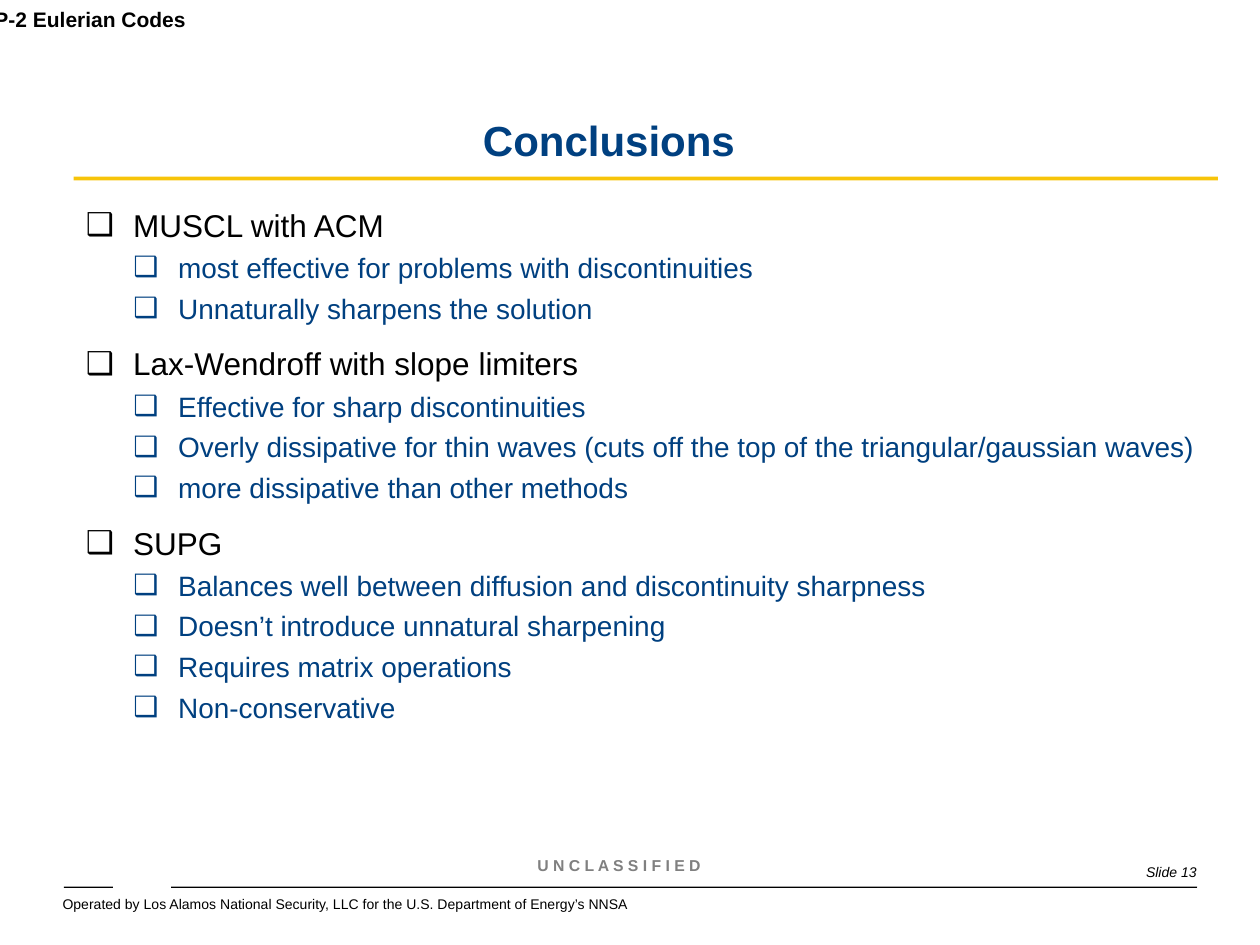
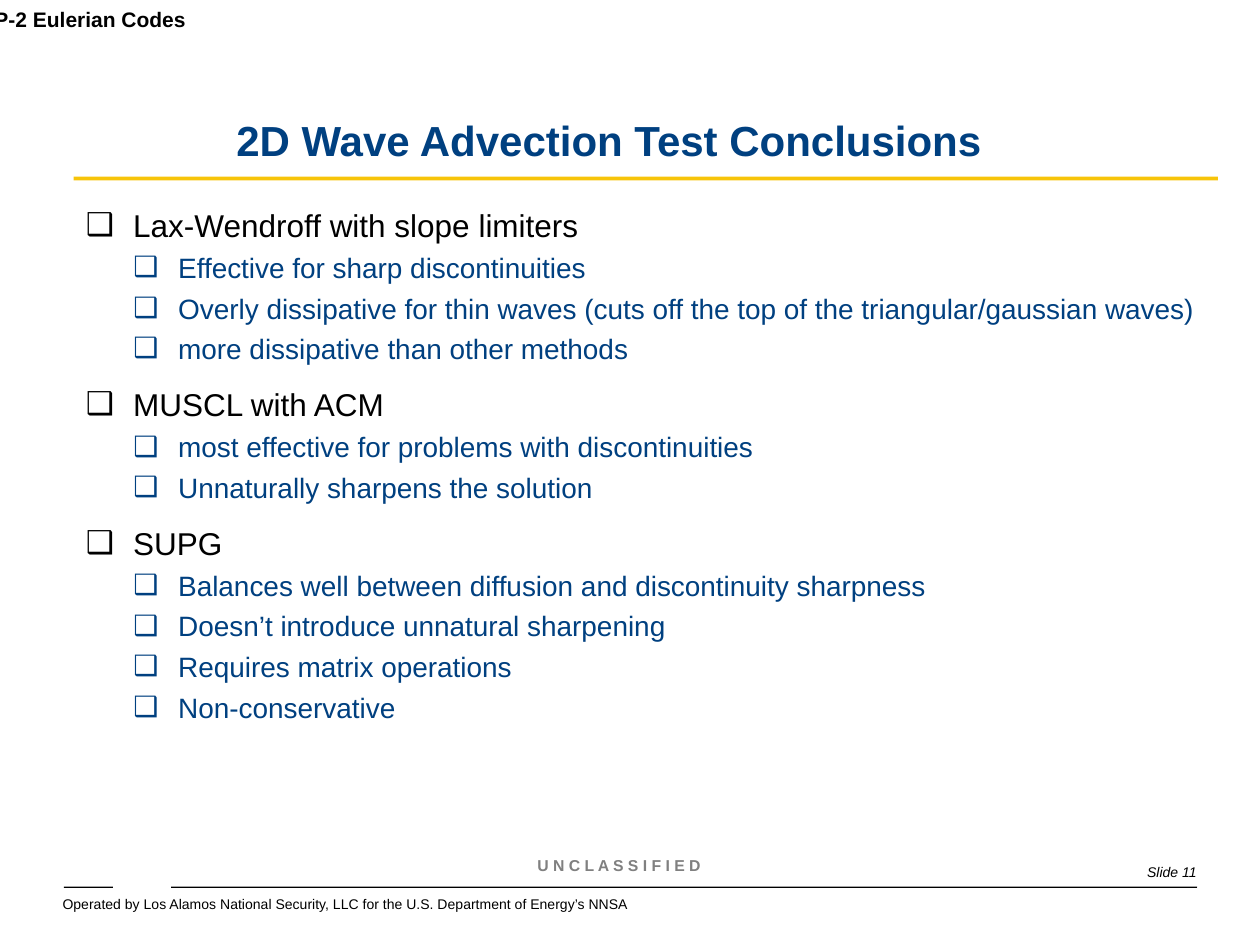
Before and after one commit to wmatern/summer_LANL, a slide deck: slide 11 of Final Research Presentation/Final_Research_Presentation.ppt (slide 13 before the commit). Drawn at 1260x945 pixels with LibreOffice and Linux fonts; fonts in the diff are those of the drawing; background and template pictures are left out. Boxes give left, top, right and bottom in pixels: in the first picture for what was removed or moved away, otherwise in the second. Text is boxed around its words. In the diff, an @@ line names an element or a change of style, - is before the commit and + after.

```diff
--- a/Final Research Presentation/Final_Research_Presentation.ppt
+++ b/Final Research Presentation/Final_Research_Presentation.ppt
@@ title at bbox=[236, 125, 981, 157]: text changed @@
-Conclusions
+2D Wave Advection Test Conclusions
@@ text at bbox=[133, 214, 753, 324]: paragraphs removed @@
-❑ MUSCL with ACM
-  ❑ most effective for problems with discontinuities
-  ❑ Unnaturally sharpens the solution
@@ text at bbox=[133, 393, 753, 503]: paragraphs added @@
+❑ MUSCL with ACM
+  ❑ most effective for problems with discontinuities
+  ❑ Unnaturally sharpens the solution
@@ page number at bbox=[1147, 867, 1197, 877]: text changed @@
-Slide 13
+Slide 11
```
Also in this commit, not shown: 7 other slides changed, 3 slides added, 11 other files.
